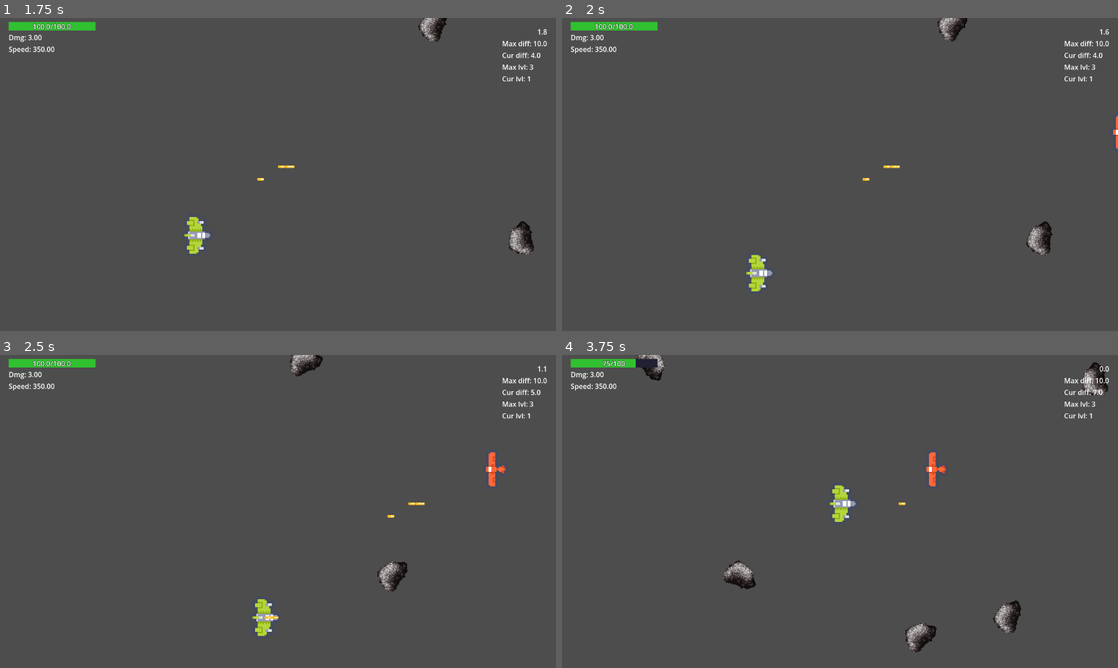
Above: before the commit, frames 1-4 (two rows, left to right).
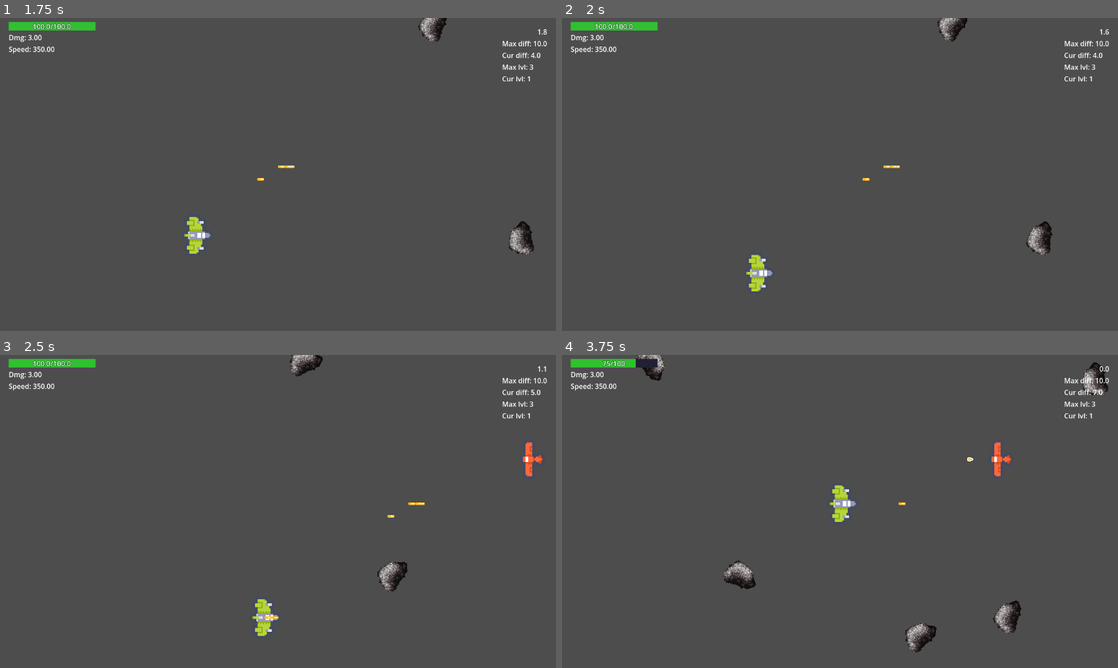
Above: after the commit, the same moments.

Repository: WilsonRyan/AstralCombat.exe
Game: Godot game, scene res://Scenes/Menus/MainMenu/MainMenu.tscn
Same seed, same stepped clock (60 frames per second), same inputs: the game is played once before the commit and once after it.
Inputs:
- Up to frame 1 (1.75 s): tap Enter (enter) at 0.5, 0.6, 1.55 s; hold D (ship-right) 0.53-1.28 s; hold J (ship-shoot) 0.53-1.28 s; hold S (ship-down) from 1.28 s (still down); tap J (ship-shoot) at 1.35 s
- Up to frame 2 (2 s): keep holding S (ship-down)
- Up to frame 3 (2.5 s): release S (ship-down) at 2.03 s; hold D (ship-right) from 2.03 s (still down); hold J (ship-shoot) from 2.03 s (still down); tap Enter (enter) at 2.1 s
- Up to frame 4 (3.75 s): release D (ship-right) at 2.78 s; release J (ship-shoot) at 2.78 s; hold W (ship-up) 2.78-3.53 s; tap J (ship-shoot) at 2.85 s; tap Enter (enter) at 3.05, 3.6 s; hold A (ship-left) from 3.53 s (still down); hold J (ship-shoot) from 3.53 s (still down)

Frame 1 is identical in both runs. In frame 2, less than 0.1% of the frame differs, in the area x 99-100%, y 31-42%; in frame 3, 0.4%, in the area x 87-98%, y 27-42%; in frame 4, 0.4%.

Commit message:
Added comments to a majority of my functions. The comments explain what the function does and where it is used.

Diff:
--- a/Scenes/Enemies/Debris/Asteroid.gd
+++ b/Scenes/Enemies/Debris/Asteroid.gd
@@ -1,7 +1,7 @@
 extends EnemyBase
 
 
-@export var spin_speed: float = 1.0
+var spin_speed: float = 1.0
 @onready var sprite_2d: Sprite2D = $EnemyVisuals/sprite_2d
 
 
@@ -14,7 +14,8 @@
 	spin()
 
 
-
+## Makes the asteroid spin at a set spin_speed amount, defined in each instance of each asteroid
+## Called by: Asteroid.gd in _process(delta)
 func spin() -> void:
 	sprite_2d.rotation_degrees += spin_speed
 	hitbox.rotation_degrees += spin_speed
--- a/Scenes/Enemies/EnemyBase.gd
+++ b/Scenes/Enemies/EnemyBase.gd
@@ -21,17 +21,21 @@
 		SignalHub.emit_on_enemy_dequeue(get_difficulty())
 		queue_free()
 
-
+## Returns the difficulty value for the enemy scene
+## Called by: EnemyBase.gd in _process(delta)
+## Called by: WaveManager.gd in create_enemy(enemy_type)
 func get_difficulty() -> float:
 	return difficulty
 
+## Makes the enemy scene invisible and sets the value of dead=true. Does NOT dequeue or remove difficulty.
+## Called by: EnemyBase.gd in _on_hitbox_area_entered(area)
 func die() -> void:
 	enemy_visuals.hide()
 	dead = true
 	hitbox.set_deferred("monitorable", false)
 	hitbox.set_deferred("monitoring", false)
 
-
+## When the enemy hitbox is entered by a PlayerBullet scene, remove health equal to the bullet dmg from enemy health, if the health is 0 or less, then call the die() function
 func _on_hitbox_area_entered(area: Area2D) -> void:
 	if area is PlayerBulletBase:
 		health -= area.get_dmg()
--- a/Scenes/Enemies/EnemyShips/EnemyPathsShip.tscn
+++ b/Scenes/Enemies/EnemyShips/EnemyPathsShip.tscn
@@ -4,35 +4,38 @@
 
 [sub_resource type="Curve2D" id="Curve2D_2uw14"]
 _data = {
-"points": PackedVector2Array(0, 0, 0, 0, 1412, 240, 0, 0, 0, 0, 850, 240, 1.2500076, -121.250015, -1.2500076, 121.250015, 462, 373, 5.000007, -188.75003, -5.000007, 188.75003, 733, 627, 0, 0, 0, 0, -178, 668)
+"points": PackedVector2Array(0, 0, 0, 0, 0, 0, 0, 0, 0, 0, -500, 0, 1, -167.39445, -1, 167.39445, -1108, 141, 2.942161, -148.45056, -2.942161, 148.45056, -659, 324, 0, 0, 0, 0, -1748, 467)
+}
+point_count = 5
+
+[sub_resource type="Curve2D" id="Curve2D_avo53"]
+_data = {
+"points": PackedVector2Array(0, 0, 0, 0, 0, 0, 0, 0, 0, 0, -500, 0, 1, 167.394, -1, -167.394, -1108, -141, 2.942, 148.451, -2.942, -148.421, -659, -324, 0, 0, 0, 0, -1748, -467)
 }
 point_count = 5
 
 [node name="EnemyPathsShip" unique_id=1541130569 instance=ExtResource("1_2uw14")]
 
 [node name="path_2d" type="Path2D" parent="." index="0" unique_id=458771424]
-position = Vector2(3, -177)
+position = Vector2(1500, 40)
 curve = SubResource("Curve2D_2uw14")
 
 [node name="path_2d_4" type="Path2D" parent="." index="1" unique_id=552062432]
-position = Vector2(3, -77)
+position = Vector2(1500, 140)
 curve = SubResource("Curve2D_2uw14")
 
 [node name="path_2d_6" type="Path2D" parent="." index="2" unique_id=1045973380]
-position = Vector2(3, 23)
+position = Vector2(1500, 240)
 curve = SubResource("Curve2D_2uw14")
 
-[node name="path_2d_2" type="Path2D" parent="." index="3" unique_id=2132522120]
-position = Vector2(3, 693)
-scale = Vector2(1, -1)
-curve = SubResource("Curve2D_2uw14")
+[node name="path_2d_2" type="Path2D" parent="." index="3" unique_id=1697778523]
+position = Vector2(1500, 480)
+curve = SubResource("Curve2D_avo53")
 
-[node name="path_2d_9" type="Path2D" parent="." index="4" unique_id=849285396]
-position = Vector2(3, 803)
-scale = Vector2(1, -1)
-curve = SubResource("Curve2D_2uw14")
+[node name="path_2d_3" type="Path2D" parent="." index="4" unique_id=657948701]
+position = Vector2(1500, 580)
+curve = SubResource("Curve2D_avo53")
 
-[node name="path_2d_11" type="Path2D" parent="." index="5" unique_id=888293372]
-position = Vector2(3, 903)
-scale = Vector2(1, -1)
-curve = SubResource("Curve2D_2uw14")
+[node name="path_2d_5" type="Path2D" parent="." index="5" unique_id=951195425]
+position = Vector2(1500, 680)
+curve = SubResource("Curve2D_avo53")
--- a/Scenes/Enemies/EnemyShips/EnemyShip.gd
+++ b/Scenes/Enemies/EnemyShips/EnemyShip.gd
@@ -42,20 +42,21 @@
 	if can_move == true:
 		super(delta)
 
-
+## Makes the enemy "shoot" an EnemyBullet scene from the enemies location in the left direction ONLY if the can_shoot boolean is true, then starts the fire_rate timer.
+## Called by: EnemyShip.gd in _on_timer_fire_rate_timeout()
 func shoot() -> void:
 	if can_shoot == true:
 		SignalHub.emit_on_create_enemy_bullet(Vector2(global_position.x,global_position.y), Vector2.LEFT, prim_bullet_speed_multi, EnemyBulletBase.BulletType.Regular, prim_bullet_dmg)
 		can_shoot = false
 		timer_fire_rate.start()
 
-
+## When the timer finishes based on the prim_bullet_fire_rate, then call the shoot() function
 func _on_timer_fire_rate_timeout() -> void:
 	if dead == false and can_shoot == true:
 		shoot()
 	timer_fire_rate.wait_time = prim_bullet_fire_rate
 
-
+## Once the enemy stops in its stationary position for stop_time amount, then make enemy unable to shoot and start moving again.
 func _on_timer_stop_timeout() -> void:
 	has_stopped = true
 	can_move = true
--- a/Scenes/Game/Game.gd
+++ b/Scenes/Game/Game.gd
@@ -30,18 +30,20 @@
 	hud.set_player_dmg(player.prim_bullet_dmg)
 	hud.set_mov_speed(player.speed)
 
-
+## Handles when the player presses "Escape" in order to go back to the main menu from within the main Game scene
 func _unhandled_input(_event: InputEvent) -> void:
 	if Input.is_action_just_pressed("escape") == true:
 		GameManager.load_main_menu()
 
-
+## Sets the level_timer to be equal to level_length, then starts the timer
+## Called by: Game.gd in _ready() && Game.gd in on_start_next_level()
 func start_level_timer() -> void:
 	level_timer.wait_time = level_length
+	level_timer.one_shot = true
 	level_timer.start()
-	level_timer.one_shot = true
 
-
+## When the level is complete return the player to the menu since they WIN if at the max_level, else create the level upgrades and progress the player to the next level
+## Called by: SignalHub.gd in emit_on_enemy_dequeue(eny_diff) && EnemyBase.gd in _process.
 func on_enemy_dequeue(_eny_diff: float) -> void:
 	if level_complete == true and wave_manager.current_wave_diff <= 0:
 		if current_level == max_level:
@@ -52,15 +54,19 @@
 			level_complete = false
 			current_level += 1
 
+## When the player dies load the main menu Scene
+## Called by: SignalHub.gd in emit_on_player_die() && HealthBar.gd in on_player_hit(dmg)
 func on_player_die() -> void:
 	GameManager.load_main_menu()
 
+## Increases level_length time by level_time_increase_amt, then starts the timer, and updates the hud.health bar incase the player selected the health increase upgrade
+## Called by: SignalHub.gd in emit_on_start_next_level() && Upgrade.gd in _on_area_entered(area)
 func on_start_next_level() -> void:
 	level_length += level_time_increase_amt
 	start_level_timer()
 	hud.health_bar.update_max_health(player)
 
-
+## When the level_timer finishes set the level_complete boolean to true then emit the on_level_complete signal
 func _on_level_timer_timeout() -> void:
 	level_complete = true
 	SignalHub.emit_on_level_complete()
--- a/Scenes/HUD/HealthBar/HealthBar.gd
+++ b/Scenes/HUD/HealthBar/HealthBar.gd
@@ -19,7 +19,8 @@
 func _ready() -> void:
 	SignalHub.on_player_hit.connect(on_player_hit)
 
-
+## Updates the max health in the health bar. Example, max health increases by 10, so increase max health and current health by 10
+## Called by: Game.gd in on_start_next_level()
 func update_max_health(player: Player) -> void:
 	if player == null:
 		return
@@ -35,6 +36,9 @@
 	health_amount.text = "%.1f/%.1f" % [current_health, max_health]
 	set_color()
 
+
+## Sets up the health bar, setting the max value to max_health and current value to start_health and setting the thresholds for red/yellow/green health bar alerts
+## Called by: Game.gd in _ready()
 func setup(player: Player) -> void:
 	if player != null:
 		max_health = player.get_health()
@@ -48,6 +52,9 @@
 	health_amount.text = "%.1f/%.1f" % [current_health, max_health]
 	set_color()
 
+
+## Sets the color values for the health bar based on the level_low, med, and high health values (red, yellow, green)
+## Called by: HealthBar.gd in setup() && HealthBar.gd in incr_value(v)
 func set_color() -> void:
 	if value < level_low:
 		tint_progress = COLOR_DANGER
@@ -56,17 +63,17 @@
 	else:
 		tint_progress = COLOR_GOOD
 
+## Decreases the players health in the health bar by v amount, then updates the text and color of the health bar
+## Called by: HealthBar.gd in on_player_hit(dmg)
 func incr_value(v: float) -> void:
 	current_health -= v
 	value = current_health
 	health_amount.text = "%d/%d" % [current_health, max_health]
 	set_color()
 
-func take_damage(v: float) -> void:
-	incr_value(v)
 
-
-
+## Applies damage to the player and updates the health bar
+## Called by: SignalHub.gd in emit_on_player_hit(dmg) && Player.gd in _on_area_entered(area) && EnemyBulletBase.gd in _on_area_entered(area)
 func on_player_hit(dmg: float) -> void:
 	incr_value(dmg)
 	value = current_health
--- a/Scenes/HUD/Hud.gd
+++ b/Scenes/HUD/Hud.gd
@@ -19,27 +19,38 @@
 func _process(_delta: float) -> void:
 	pass
 
+
+## Updates the player dmg label in the HUD
+## Called by: Game.gd in _process(_delta)
 func set_player_dmg(dmg: float) -> void:
 	if dmg == null:
 		return
 	player_dmg_label.text = "Dmg: %.2f" % dmg
 
+## Updates the player movement speed label in the HUD
+## Called by: Game.gd in _process(_delta)
 func set_mov_speed(mov: float) -> void:
 	if mov == null:
 		return
 	mov_speed_label.text = "Speed: %.2f" % mov
 
+## Updates the time in level label in the HUD
+## Called by: Game.gd in _process(_delta)
 func set_level_time(time: float) -> void:
 	if time == null:
 		return
 	level_time.text = "%.1f" % time
 
+## Updates the label to show the amount of difficulty points on screen from enemies spawned in on the HUD
+## Called by: Game.gd in _process(_delta)
 func set_difficulty_on_screen(max_diff: float, cur_diff: float) -> void:
 	if max_diff == null or cur_diff == null:
 		return
 	max_diff_label.text = "Max diff: %.1f" % max_diff
 	curr_diff_label.text = "Cur diff: %.1f" % cur_diff
 
+## Updates the level number in the HUD
+## Called by: Game.gd in _process(_delta)
 func set_level(max_level: int, cur_level) -> void:
 	if max_level == null or cur_level == null:
 		return
--- a/Scenes/Menus/MainMenu/MainMenu.gd
+++ b/Scenes/Menus/MainMenu/MainMenu.gd
@@ -5,7 +5,7 @@
 func _ready() -> void:
 	pass # Replace with function body.
 
-
+## When in the main menu will progress the player to either quit the game or enter the playable game.
 func _unhandled_input(_event: InputEvent) -> void:
 	if Input.is_action_just_pressed("enter") == true:
 		GameManager.load_game()
--- a/Scenes/ObjectMaker/ObjectMaker.gd
+++ b/Scenes/ObjectMaker/ObjectMaker.gd
@@ -1,5 +1,9 @@
 extends Node2D
 
+#### NEED TO ADD COMMENTS TO THIS GDSCRIPT ####
+#### NEED TO ADD COMMENTS TO THIS GDSCRIPT ####
+#### NEED TO ADD COMMENTS TO THIS GDSCRIPT ####
+#### NEED TO ADD COMMENTS TO THIS GDSCRIPT ####
 
 const PLAYER_BULLET_BASE = preload("uid://cib33sfbqqvbh")
 const PLAYER_BULLET_PRIMARY = preload("uid://brw7nqs7qauw5")
@@ -39,13 +43,6 @@
 			call_deferred("add_upgrade", scene, Vector2(1000, (y_inter * (i+1) ) ))
 
 
-func create_level_complete_upgrade(pos: Vector2) -> void:
-	var scene: Upgrade
-	scene = UPGRADE.instantiate()
-	if scene:
-		scene.get_rand_upgrade()
-		call_deferred("add_upgrade", scene, pos)
-
 func on_create_player_bullet(pos: Vector2, speed_multi: float, dmg: float, bullet_type: PlayerBulletBase.BulletType) -> void:
 	var scene: PlayerBulletBase
 	match bullet_type:
--- a/Scenes/Player/Player.gd
+++ b/Scenes/Player/Player.gd
@@ -1,5 +1,9 @@
 extends Area2D
 
+#### NEED TO ADD COMMENTS TO THIS GDSCRIPT ####
+#### NEED TO ADD COMMENTS TO THIS GDSCRIPT ####
+#### NEED TO ADD COMMENTS TO THIS GDSCRIPT ####
+#### NEED TO ADD COMMENTS TO THIS GDSCRIPT ####
 
 class_name Player
 
--- a/Scenes/Upgrades/Upgrade.gd
+++ b/Scenes/Upgrades/Upgrade.gd
@@ -38,20 +38,13 @@
 func _process(_delta: float) -> void:
 	pass
 
-
+## Sets the upgrade to whatever type I need it to be
+## Called by: ObjectMaker.gd in on_create_level_complete_upgrades(amt)
 func setup(type: UpgradeType) -> void:
 	_upgrade_type = type
 
-func get_rand_upgrade() -> void:
-	_upgrade_type = UpgradeType.values().pick_random()
 
-
-func turn_on(val: bool) -> void:
-	set_deferred("monitoring", val)
-	set_deferred("monitorable", val)
-	visible = val
-
-
+## Emits all the signals needed to apply the upgrade the player selected and progress to the next level, then removes the upgrades.
 func _on_area_entered(area: Area2D) -> void:
 	if area is Player:
 		var endLevelStr = "Player selects %s and goes to the next level" % _upgrade_type
--- a/Scenes/WaveManager/WaveManager.gd
+++ b/Scenes/WaveManager/WaveManager.gd
@@ -1,5 +1,9 @@
 extends Node2D
 
+#### NEED TO ADD COMMENTS TO THIS GDSCRIPT ####
+#### NEED TO ADD COMMENTS TO THIS GDSCRIPT ####
+#### NEED TO ADD COMMENTS TO THIS GDSCRIPT ####
+#### NEED TO ADD COMMENTS TO THIS GDSCRIPT ####
 
 const ASTEROID = preload("uid://duxjvl52lken3")
 @onready var enemy_paths_asteroid: EnemyPathsBase = $EnemyPaths/EnemyPathsAsteroid
Not shown, changed: devLog.md
